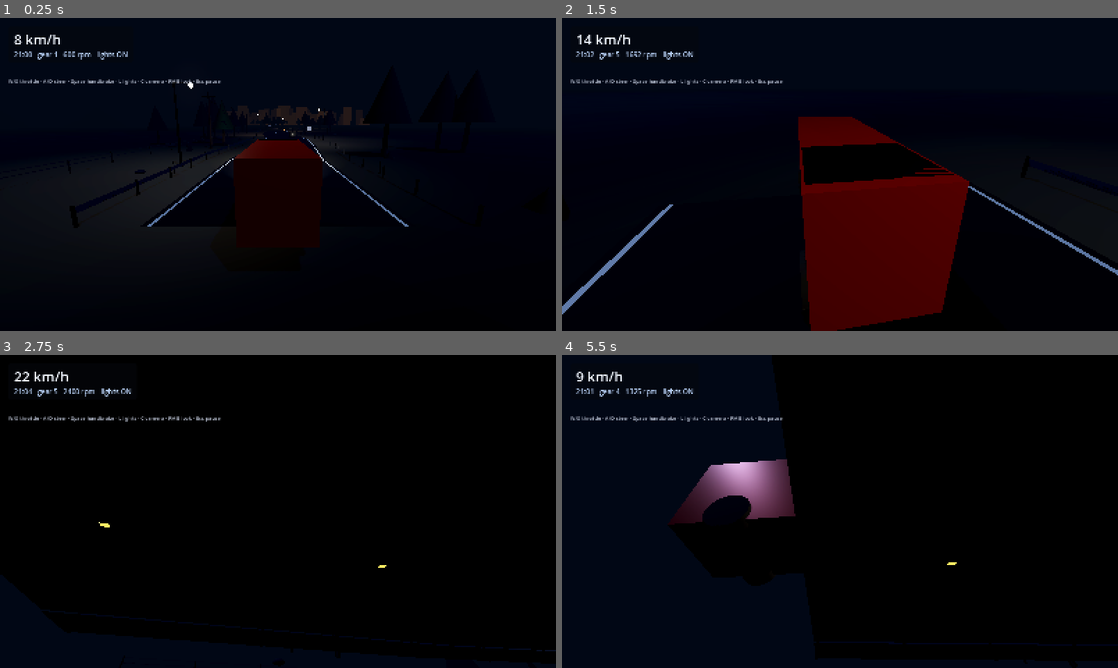
Above: before the commit, frames 1-4 (two rows, left to right).
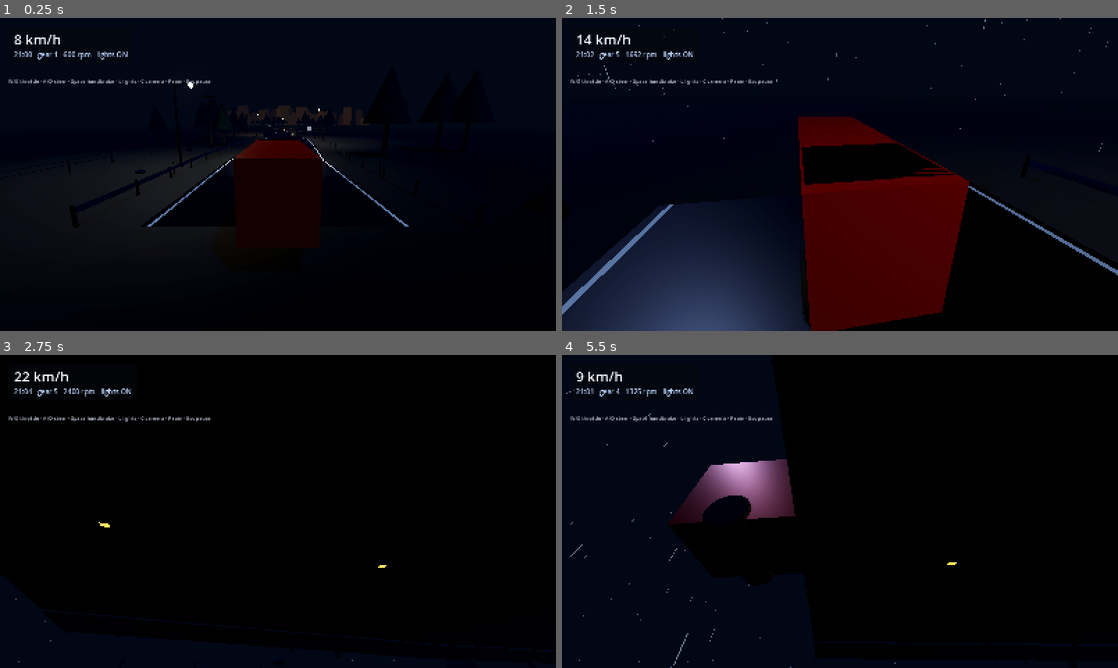
Above: after the commit, the same moments.

Repository: abbasTtBoy1235/Roadverse-Godot
Game: Godot game, scene res://tests/drive_state.tscn
The game is run twice, just before and just after one commit, with the same random seed, the same clock (stepped at 60 frames per second) and the same inputs. This scene is started directly instead of the project's main scene.
Inputs (mouse positions are in pixels of both pictures, inside the frame that each line leads up to):
- Up to frame 1 (0.25 s): no input
- Up to frame 2 (1.5 s): tap Enter at 0.5 s; move the mouse to (867, 174) at 0.52 s; hold E (rv_shift_up) from 0.53 s (still down); tap F (rv_weather, bound only after the commit) at 0.6 s; move the mouse to (812, 174) at 1.27 s; right-click (812, 174) at 1.35 s
- Up to frame 3 (2.75 s): keep holding E (rv_shift_up); tap F (rv_weather, bound only after the commit) at 1.55, 2.3 s; move the mouse to (289, 505) at 2.02 s; hold W (rv_throttle) from 2.03 s (still down)
- Up to frame 4 (5.5 s): move the mouse to (834, 517) at 2.77 s; release W (rv_throttle) at 2.78 s; tap C (rv_toggle_camera) at 2.85 s; tap F (rv_weather, bound only after the commit) at 3.05, 3.8, 5.1 s; move the mouse to (878, 514) at 3.52 s; tap L (rv_toggle_headlights) at 3.6 s; tap Escape (rv_pause) at 4.15 s; release E (rv_shift_up) at 4.25 s; click "RESTART" at 4.25 s; move the mouse to (795, 508) at 5.02 s; hold E (rv_shift_up) from 5.03 s (still down)

The runs differ from the first frame. In frame 1, less than 0.1% of the frame differs, in the area x 30-40%, y 19-22%; in frame 2, 13%, in the area x 0-99%, y 0-100%; in frame 3, less than 0.1%; in frame 4, 0.2%.

Commit message:
feat: rain with wet tarmac, guardrail collision, tyre and wind noise
Rain
- Weather builds CPU rain particles in code and drags the emitter with the
  truck, so it always rains where the player is. F toggles it.
- RoadBuilder.set_wetness() eases the asphalt from rough/dry (0.95) to
  mirror-wet (roughness 0.16, metallic 0.6) over ~1 s, and the fog
  thickens with it.

Barriers
- The guardrails are now physics: ~512 boxes following the curve at the
  rail offset under one StaticBody3D, so the truck leans on them instead
  of driving off the edge.

Road noise
- RoadNoise synthesises tyre rumble (low-passed noise, ~speed^0.55) and
  wind hiss (bright noise, ~speed^2) into two AudioStreamGenerators, both
  smoothed so they swell rather than snap. Still no audio files.

Tests: 41 new checks across the road suite, a weather/noise maths suite
and the drive scene (rain emission, soak level, reflective asphalt, and a
ray from the truck hitting GuardrailCollision). 260 checks total.

Diff:
--- a/scenes/main.tscn
+++ b/scenes/main.tscn
@@ -8,6 +8,7 @@
 [ext_resource type="Script" path="res://scripts/world/time_of_day.gd" id="6_time"]
 [ext_resource type="Script" path="res://scripts/ui/pause_menu.gd" id="7_pause"]
 [ext_resource type="Script" path="res://scripts/world/traffic.gd" id="8_traffic"]
+[ext_resource type="Script" path="res://scripts/world/weather.gd" id="9_weather"]
 
 [sub_resource type="Environment" id="Env_night"]
 background_mode = 1
@@ -93,3 +94,8 @@
 
 [node name="PauseMenu" type="CanvasLayer" parent="."]
 script = ExtResource("7_pause")
+
+[node name="Weather" type="Node3D" parent="."]
+script = ExtResource("9_weather")
+road_path = NodePath("../Road")
+truck_path = NodePath("../Truck")
--- a/scenes/truck.tscn
+++ b/scenes/truck.tscn
@@ -1,9 +1,10 @@
-[gd_scene load_steps=14 format=3]
+[gd_scene load_steps=15 format=3]
 
 [ext_resource type="Script" path="res://scripts/vehicle/truck_controller.gd" id="1_controller"]
 [ext_resource type="Script" path="res://scripts/vehicle/truck_lights.gd" id="2_lights"]
 [ext_resource type="Script" path="res://scripts/vehicle/wheel_visuals.gd" id="3_wheels"]
 [ext_resource type="Script" path="res://scripts/audio/engine_audio.gd" id="4_audio"]
+[ext_resource type="Script" path="res://scripts/audio/road_noise.gd" id="5_noise"]
 
 [sub_resource type="BoxShape3D" id="Shape_body"]
 size = Vector3(2.4, 2.6, 8.0)
@@ -174,3 +175,7 @@
 volume_db = -6.0
 script = ExtResource("4_audio")
 truck_path = NodePath("..")
+
+[node name="RoadNoise" type="Node" parent="."]
+script = ExtResource("5_noise")
+truck_path = NodePath("..")
--- /dev/null
+++ b/scripts/audio/road_noise.gd
@@ -0,0 +1,106 @@
+class_name RoadNoise
+extends Node
+## Tyre roar and wind, synthesised like the engine: filtered white noise whose
+## gain follows road speed. Two players, one low-passed rumble and one bright hiss.
+
+@export var truck_path: NodePath
+@export_range(4000, 48000) var sample_rate := 22050
+@export var tyre_gain_max := 0.16
+@export var wind_gain_max := 0.10
+@export var fade_speed := 2.5
+
+var _truck: TruckController
+var _tyre_player: AudioStreamPlayer
+var _wind_player: AudioStreamPlayer
+var _tyre_playback: AudioStreamGeneratorPlayback
+var _wind_playback: AudioStreamGeneratorPlayback
+
+var _tyre_state := 0.0
+var _wind_state := 0.0
+var _tyre_energy := 0.0
+var _wind_energy := 0.0
+var _rng := RandomNumberGenerator.new()
+
+
+## Rolling resistance rises quickly then saturates: loud at walking pace already.
+static func tyre_gain(speed_kph: float) -> float:
+	return clampf(pow(clampf(speed_kph / 95.0, 0.0, 1.0), 0.55), 0.0, 1.0)
+
+
+## Wind is quadratic: inaudible at town speed, obvious on the motorway.
+static func wind_gain(speed_kph: float) -> float:
+	var ratio := clampf(speed_kph / 130.0, 0.0, 1.0)
+	return clampf(ratio * ratio, 0.0, 1.0)
+
+
+func _ready() -> void:
+	_truck = get_node_or_null(truck_path) as TruckController
+	_rng.seed = 90210
+
+	_tyre_player = _make_player("TyreNoise", -10.0)
+	_wind_player = _make_player("WindNoise", -14.0)
+
+	_tyre_playback = _tyre_player.get_stream_playback() as AudioStreamGeneratorPlayback
+	_wind_playback = _wind_player.get_stream_playback() as AudioStreamGeneratorPlayback
+
+
+func _make_player(node_name: String, volume_db: float) -> AudioStreamPlayer:
+	var player := AudioStreamPlayer.new()
+	player.name = node_name
+	player.volume_db = volume_db
+
+	var generator := AudioStreamGenerator.new()
+	generator.mix_rate = float(sample_rate)
+	generator.buffer_length = 0.2
+	player.stream = generator
+
+	add_child(player)
+	player.play()
+
+	return player
+
+
+func _process(delta: float) -> void:
+	if _truck == null:
+		return
+
+	var speed := _truck.speed_kph()
+
+	_tyre_state = move_toward(_tyre_state, tyre_gain(speed), delta * fade_speed)
+	_wind_state = move_toward(_wind_state, wind_gain(speed), delta * fade_speed)
+
+	_fill(_tyre_playback, _tyre_state * tyre_gain_max, 0.06, true)
+	_fill(_wind_playback, _wind_state * wind_gain_max, 0.55, false)
+
+
+## White noise through a one-pole low pass: 0.06 sounds like tyres, 0.55 like wind.
+func _fill(playback: AudioStreamGeneratorPlayback, gain: float, cutoff: float, low: bool) -> void:
+	if playback == null:
+		return
+
+	var frames := playback.get_frames_available()
+	if frames <= 0:
+		return
+
+	for i in frames:
+		var white := _rng.randf_range(-1.0, 1.0)
+
+		if low:
+			_tyre_energy += (white - _tyre_energy) * cutoff
+			white = _tyre_energy * 3.0
+		else:
+			_wind_energy += (white - _wind_energy) * cutoff
+			white = white - _wind_energy
+
+		var sample := clampf(white * gain, -1.0, 1.0)
+		playback.push_frame(Vector2(sample, sample))
+
+
+## Test hook: smoothed tyre level the synth is using, 0..1 of full gain.
+func tyre_level() -> float:
+	return _tyre_state
+
+
+## Test hook: smoothed wind level.
+func wind_level() -> float:
+	return _wind_state
--- a/scripts/core/input_setup.gd
+++ b/scripts/core/input_setup.gd
@@ -17,6 +17,7 @@
 	"rv_toggle_camera": [KEY_C],
 	"rv_restart": [KEY_R],
 	"rv_pause": [KEY_ESCAPE],
+	"rv_weather": [KEY_F],
 }
 
 ## Mouse-bound actions: action name -> button index.
--- a/scripts/ui/hud.gd
+++ b/scripts/ui/hud.gd
@@ -32,7 +32,7 @@
 
 	_hint_label = _make_label(self, 15, Color(0.75, 0.78, 0.85))
 	_hint_label.position = Vector2(24, 170)
-	_hint_label.text = "W/S throttle · A/D steer · Space handbrake · L lights · C camera · RMB look · Esc pause"
+	_hint_label.text = "W/S throttle · A/D steer · Space handbrake · L lights · C camera · F rain · Esc pause"
 
 
 func _make_label(parent: Node, font_size: int, color: Color) -> Label:
--- a/scripts/world/road_builder.gd
+++ b/scripts/world/road_builder.gd
@@ -63,6 +63,13 @@
 var _wire_material: StandardMaterial3D
 var _concrete: StandardMaterial3D
 var _city_glow: StandardMaterial3D
+
+## Lateral offset of the guardrail from the centre line, set while building.
+var rail_lateral := 0.0
+## How many collision boxes the guardrails produced.
+var collision_shapes := 0
+var _wetness := 0.0
+var _dry_asphalt_roughness := 0.95
 
 
 func _ready() -> void:
@@ -99,6 +106,7 @@
 	_build_overpass()
 	_build_distant_hills()
 	_build_city_glow()
+	_build_collision()
 
 
 # ------------------------------------------------------------------ curve ----
@@ -153,6 +161,7 @@
 func _create_materials() -> void:
 	_asphalt = _mat(Color(0.075, 0.075, 0.085), 0.95)
 	_asphalt.cull_mode = BaseMaterial3D.CULL_DISABLED
+	_dry_asphalt_roughness = _asphalt.roughness
 
 	_shoulder = _mat(Color(0.13, 0.12, 0.11), 1.0)
 	_shoulder.cull_mode = BaseMaterial3D.CULL_DISABLED
@@ -350,6 +359,53 @@
 	_add_multimesh("GuardrailPosts", post_mesh, post_material, transforms)
 
 
+## 0 = dry tarmac, 1 = soaked. Rain drives this.
+func set_wetness(amount: float) -> void:
+	_wetness = clampf(amount, 0.0, 1.0)
+
+	if _asphalt == null:
+		return
+
+	_asphalt.roughness = lerpf(_dry_asphalt_roughness, 0.16, _wetness)
+	_asphalt.metallic = lerpf(0.0, 0.6, _wetness)
+	_asphalt.metallic_specular = lerpf(0.5, 0.9, _wetness)
+
+	if _shoulder != null:
+		_shoulder.roughness = lerpf(1.0, 0.35, _wetness)
+
+
+func wetness() -> float:
+	return _wetness
+
+
+## The guardrails are just geometry, so give them boxes to stop the truck.
+func _build_collision() -> void:
+	var body := StaticBody3D.new()
+	body.name = "GuardrailCollision"
+
+	var lateral := road_width * 0.5 + shoulder_width + 0.35
+	rail_lateral = lateral
+
+	var shape := BoxShape3D.new()
+	shape.size = Vector3(0.32, 1.25, mesh_step + 0.15)
+
+	var distance := 0.0
+	while distance < _baked_length:
+		var next := minf(distance + mesh_step, _baked_length)
+		var mid := clampf((distance + next) * 0.5, 0.0, _baked_length)
+
+		for side: float in [-1.0, 1.0]:
+			var collision := CollisionShape3D.new()
+			collision.shape = shape
+			collision.transform = Transform3D(_basis(mid), _place(mid, side * lateral, 0.66))
+			body.add_child(collision)
+			collision_shapes += 1
+
+		distance = next
+
+	add_child(body)
+
+
 func _build_delineators() -> void:
 	var post_mesh := CylinderMesh.new()
 	post_mesh.top_radius = 0.05
--- /dev/null
+++ b/scripts/world/weather.gd
@@ -0,0 +1,125 @@
+class_name Weather
+extends Node3D
+## Rain. Particles fall around the truck, the tarmac goes wet and glossy, and the
+## fog thickens. Toggled with F, so the same build has both a clear and a rainy
+## night.
+##
+## Everything is generated in code — no textures, no particle resources.
+
+@export var road_path: NodePath
+@export var truck_path: NodePath
+@export var raining := false
+@export var particle_count := 1200
+@export var wet_target := 1.0
+@export var dry_fog_density := 0.008
+@export var wet_fog_density := 0.022
+@export var rain_radius := 42.0
+@export var rain_height := 14.0
+
+var _road: Node3D
+var _truck: Node3D
+var _rain: CPUParticles3D
+var _wetness := 0.0
+
+
+## Fog thickness for a given rain state.
+static func fog_density(raining_now: bool, dry: float, wet: float) -> float:
+	return wet if raining_now else dry
+
+
+## How wet the road should be, 0..1.
+static func target_wetness(raining_now: bool, soak: float) -> float:
+	return clampf(soak, 0.0, 1.0) if raining_now else 0.0
+
+
+func _ready() -> void:
+	_road = get_node_or_null(road_path) as Node3D
+	_truck = get_node_or_null(truck_path) as Node3D
+
+	_build_rain()
+	set_raining(raining, true)
+
+
+func _build_rain() -> void:
+	_rain = CPUParticles3D.new()
+	_rain.name = "Rain"
+	_rain.amount = particle_count
+	_rain.lifetime = 1.3
+	_rain.preprocess = 0.6
+	_rain.emitting = false
+
+	_rain.emission_shape = CPUParticles3D.EMISSION_SHAPE_BOX
+	_rain.emission_box_extents = Vector3(rain_radius, 2.0, rain_radius)
+	_rain.direction = Vector3(0.06, -1.0, 0.12)
+	_rain.spread = 2.0
+	_rain.gravity = Vector3(0.0, -26.0, 0.0)
+	_rain.initial_velocity_min = 16.0
+	_rain.initial_velocity_max = 24.0
+	_rain.scale_amount_min = 0.7
+	_rain.scale_amount_max = 1.4
+
+	# A streak, not a dot: thin and tall with a slight lean.
+	var drop := BoxMesh.new()
+	drop.size = Vector3(0.015, 0.55, 0.015)
+
+	var material := StandardMaterial3D.new()
+	material.albedo_color = Color(0.72, 0.78, 0.92, 0.5)
+	material.transparency = BaseMaterial3D.TRANSPARENCY_ALPHA
+	material.shading_mode = BaseMaterial3D.SHADING_MODE_UNSHADED
+	material.billboard_mode = BaseMaterial3D.BILLBOARD_FIXED_Y
+
+	drop.material = material
+	_rain.mesh = drop
+
+	add_child(_rain)
+
+
+func _process(delta: float) -> void:
+	if Input.is_action_just_pressed("rv_weather"):
+		set_raining(not raining)
+
+	# Follow the player so rain is never "somewhere else".
+	if _rain != null and _truck != null:
+		_rain.global_position = _truck.global_position + Vector3(0.0, rain_height, 0.0)
+
+	# Soak in gradually instead of snapping.
+	var target := target_wetness(raining, wet_target)
+	_wetness = move_toward(_wetness, target, delta * 0.8)
+
+	if _road != null and _road.has_method("set_wetness"):
+		_road.call("set_wetness", _wetness)
+
+
+func set_raining(value: bool, immediate := false) -> void:
+	raining = value
+
+	if _rain != null:
+		_rain.emitting = value
+
+	if immediate:
+		_wetness = target_wetness(value, wet_target)
+
+	_apply_fog()
+
+
+func _apply_fog() -> void:
+	var environment := get_viewport().world_3d.environment if get_viewport() != null and get_viewport().world_3d != null else null
+
+	if environment == null:
+		return
+
+	environment.fog_density = fog_density(raining, dry_fog_density, wet_fog_density)
+
+
+func toggle() -> void:
+	set_raining(not raining)
+
+
+## Test hook: current soak level.
+func wetness() -> float:
+	return _wetness
+
+
+## Test hook: is the particle system actually emitting?
+func is_emitting() -> bool:
+	return _rain != null and _rain.emitting
--- a/tests/drive_state.gd
+++ b/tests/drive_state.gd
@@ -6,12 +6,16 @@
 
 const DRIVE_SECONDS := 4.0
 const STEER_SECONDS := 1.5
+const RAIN_SECONDS := 2.0
 
 var _game: Node3D
 var _truck: TruckController
 var _wheels: WheelVisuals
 var _audio: EngineAudio
 var _traffic: Node3D
+var _weather: Node3D
+var _noise: Node
+var _road: Node3D
 
 var _elapsed := 0.0
 var _phase := 0
@@ -28,11 +32,17 @@
 	_wheels = _truck.get_node("WheelVisuals") as WheelVisuals
 	_audio = _truck.get_node("EngineAudio") as EngineAudio
 	_traffic = _game.get_node("Traffic") as Node3D
+	_weather = _game.get_node("Weather") as Node3D
+	_noise = _truck.get_node("RoadNoise") as Node
+	_road = _game.get_node("Road") as Node3D
 
 	_check(_truck != null, "truck found")
 	_check(_wheels != null, "wheel visuals found")
 	_check(_audio != null, "engine audio found")
 	_check(_traffic != null, "traffic found")
+	_check(_weather != null, "weather found")
+	_check(_noise != null, "road noise found")
+	_check(_road != null, "road found")
 
 	if _wheels != null:
 		_check(_wheels.wheel_count() == 4, "all four wheels are driven visually (%d)" % _wheels.wheel_count())
@@ -57,6 +67,12 @@
 		_phase = 2
 		_check_steering()
 		Input.action_release("rv_steer_right")
+		_check_barrier()
+		_weather.call("set_raining", true)
+
+	elif _phase == 2 and _elapsed >= DRIVE_SECONDS + STEER_SECONDS + RAIN_SECONDS:
+		_phase = 3
+		_check_weather()
 		Input.action_release("rv_throttle")
 		_finish()
 
@@ -80,6 +96,10 @@
 	var speed := _truck.speed_kph()
 	_check(speed > 8.0, "truck is actually moving (%.0f km/h)" % speed)
 
+	if _noise != null:
+		_check(_noise.call("tyre_level") > 0.1, "tyre noise follows the speed (%.2f)" % _noise.call("tyre_level"))
+		_check(_noise.call("wind_level") >= 0.0, "wind level is sane (%.2f)" % _noise.call("wind_level"))
+
 
 func _check_steering() -> void:
 	var wheel := _truck.get_node_or_null("WheelFL") as VehicleWheel3D
@@ -98,6 +118,68 @@
 	_check(spin.rotation.y < 0.0, "steering right turns the wheels right (negative yaw)")
 
 
+## Fires a ray from the truck straight at the nearest piece of guardrail: it must
+## be a real collision body, not just a mesh.
+func _check_barrier() -> void:
+	var body := _road.get_node_or_null("GuardrailCollision") as StaticBody3D
+	_check(body != null, "the road has guardrail collision")
+
+	if body == null:
+		return
+
+	var nearest: Node3D = null
+	var nearest_distance := INF
+
+	for child in body.get_children():
+		var shape := child as Node3D
+
+		if shape == null:
+			continue
+
+		var distance := shape.global_position.distance_to(_truck.global_position)
+
+		if distance < nearest_distance:
+			nearest_distance = distance
+			nearest = shape
+
+	_check(nearest != null, "a guardrail box is near the truck (%.1f m)" % nearest_distance)
+
+	if nearest == null:
+		return
+
+	var from := _truck.global_position + Vector3(0.0, 0.4, 0.0)
+	var query := PhysicsRayQueryParameters3D.create(from, nearest.global_position)
+	var hit := get_world_3d().direct_space_state.intersect_ray(query)
+
+	_check(not hit.is_empty(), "a ray from the truck hits the barrier")
+
+	if hit.is_empty():
+		return
+
+	var collider := hit.get("collider") as Node
+	_check(collider != null and collider.name == "GuardrailCollision",
+		"the guardrail stops the truck (hit %s)" % (collider.name if collider != null else "nothing"))
+	_check(float(hit.get("position").y) > 0.0, "the barrier is above the road surface")
+
+
+func _check_weather() -> void:
+	if _weather == null:
+		return
+
+	_check(_weather.call("is_emitting"), "rain particles are emitting")
+
+	var soak: float = _weather.call("wetness")
+	_check(soak > 0.3, "the road is soaking up (%.2f)" % soak)
+
+	if _road != null and _road.has_method("wetness"):
+		_check(float(_road.call("wetness")) > 0.3, "the road material knows it is wet")
+
+	var asphalt := (_road.get_node("Asphalt") as MeshInstance3D).material_override as StandardMaterial3D
+
+	if asphalt != null:
+		_check(asphalt.metallic > 0.1, "wet tarmac has turned reflective (metallic %.2f)" % asphalt.metallic)
+
+
 func _finish() -> void:
 	if _failures == 0:
 		print("[drive] PASS")
--- a/tests/test_road_geometry.gd
+++ b/tests/test_road_geometry.gd
@@ -35,6 +35,8 @@
 	_check_multimeshes(road)
 	_check_lamps(road)
 	_check_overpass(road)
+	_check_collision(road)
+	_check_wetness(road)
 	_check_determinism()
 
 	var lights := _count_lamps(road)
@@ -149,6 +151,62 @@
 	return count
 
 
+func _check_collision(road: Node3D) -> void:
+	var body := road.get_node_or_null("GuardrailCollision") as StaticBody3D
+	_check(body != null, "the guardrails have a collision body")
+
+	if body == null:
+		return
+
+	_check(body.get_child_count() > 300, "the rail is covered in boxes (%d)" % body.get_child_count())
+	_check(road.collision_shapes == body.get_child_count(), "collision_shapes counts every box")
+
+	var left := 0
+	var right := 0
+	var lowest := INF
+	var highest := -INF
+
+	for child in body.get_children():
+		var collision := child as CollisionShape3D
+
+		if collision == null or collision.shape == null:
+			continue
+
+		var lateral: float = collision.transform.origin.x
+		if lateral > 0.5:
+			right += 1
+		elif lateral < -0.5:
+			left += 1
+
+		lowest = minf(lowest, collision.transform.origin.y)
+		highest = maxf(highest, collision.transform.origin.y)
+
+	_check(left > 100 and right > 100, "both sides are walled (%d left, %d right)" % [left, right])
+	_check(absf(absf(road.rail_lateral) - 9.45) < 0.01, "the rail sits at the edge of the shoulder (%.2f m)" % road.rail_lateral)
+	_check(lowest > 0.2, "the barrier starts above the road surface (%.2f m)" % lowest)
+	_check(highest < 1.6, "the barrier is truck-high, not a wall (%.2f m)" % highest)
+
+
+func _check_wetness(road: Node3D) -> void:
+	var asphalt := (road.get_node("Asphalt") as MeshInstance3D).material_override as StandardMaterial3D
+	_check(asphalt != null, "asphalt material found")
+
+	if asphalt == null:
+		return
+
+	var dry := asphalt.roughness
+	road.set_wetness(1.0)
+	var wet := asphalt.roughness
+	var wet_metal := asphalt.metallic
+
+	_check(wet < dry, "wet tarmac is smoother than dry (%.2f -> %.2f)" % [dry, wet])
+	_check(wet_metal > 0.4, "wet tarmac reflects like a mirror (metallic %.2f)" % wet_metal)
+	_check(is_equal_approx(road.wetness(), 1.0), "wetness is reported back")
+
+	road.set_wetness(0.0)
+	_check(is_equal_approx(asphalt.roughness, dry), "drying restores the original roughness")
+
+
 func _check_determinism() -> void:
 	var first: Node3D = ROAD_SCRIPT.new()
 	first.seed_value = 4242
--- /dev/null
+++ b/tests/test_weather_noise.gd
@@ -0,0 +1,58 @@
+extends SceneTree
+## Headless tests for the weather and road-noise maths.
+##
+##   godot --headless --path . --script res://tests/test_weather_noise.gd
+
+var _checks := 0
+var _failures := 0
+
+
+func _initialize() -> void:
+	print("[weather/noise] running tests")
+
+	_test_tyre_curve()
+	_test_wind_curve()
+	_test_fog()
+	_test_wetness_target()
+
+	print("[weather/noise] %d checks, %d failures" % [_checks, _failures])
+	quit(1 if _failures > 0 else 0)
+
+
+func _check(condition: bool, message: String) -> void:
+	_checks += 1
+	if condition:
+		print("  ok   %s" % message)
+	else:
+		_failures += 1
+		printerr("  FAIL %s" % message)
+
+
+func _test_tyre_curve() -> void:
+	_check(is_equal_approx(RoadNoise.tyre_gain(0.0), 0.0), "a parked truck makes no tyre noise")
+	_check(RoadNoise.tyre_gain(30.0) > 0.3, "tyres are already loud in town (%.2f)" % RoadNoise.tyre_gain(30.0))
+	_check(RoadNoise.tyre_gain(95.0) >= 0.99, "full gain at motorway speed")
+	_check(RoadNoise.tyre_gain(400.0) <= 1.0, "tyre gain is clamped")
+	_check(RoadNoise.tyre_gain(80.0) > RoadNoise.tyre_gain(40.0), "tyres get louder with speed")
+
+
+func _test_wind_curve() -> void:
+	_check(RoadNoise.wind_gain(0.0) < 0.01, "no wind when stopped")
+	_check(RoadNoise.wind_gain(130.0) >= 0.99, "full wind at top speed")
+	_check(RoadNoise.wind_gain(200.0) <= 1.0, "wind gain is clamped")
+
+	var slow := RoadNoise.wind_gain(40.0)
+	var fast := RoadNoise.wind_gain(80.0)
+	_check(fast > slow * 3.0, "wind rises quadratically, not linearly (%.2f -> %.2f)" % [slow, fast])
+
+
+func _test_fog() -> void:
+	_check(is_equal_approx(Weather.fog_density(false, 0.008, 0.022), 0.008), "clear night keeps the thin fog")
+	_check(is_equal_approx(Weather.fog_density(true, 0.008, 0.022), 0.022), "rain thickens the fog")
+	_check(Weather.fog_density(true, 0.008, 0.022) > Weather.fog_density(false, 0.008, 0.022), "rain is hazier than clear")
+
+
+func _test_wetness_target() -> void:
+	_check(is_equal_approx(Weather.target_wetness(true, 1.0), 1.0), "rain soaks the road")
+	_check(is_equal_approx(Weather.target_wetness(false, 1.0), 0.0), "a dry night dries the road")
+	_check(is_equal_approx(Weather.target_wetness(true, 3.0), 1.0), "soak is clamped")
Not shown: 1 places in scenes/main.tscn that only renumber resources
Not shown, added: scripts/audio/road_noise.gd.uid
Not shown, added: scripts/world/weather.gd.uid
Not shown, added: tests/test_weather_noise.gd.uid
Not shown, changed: tools/verify.sh
